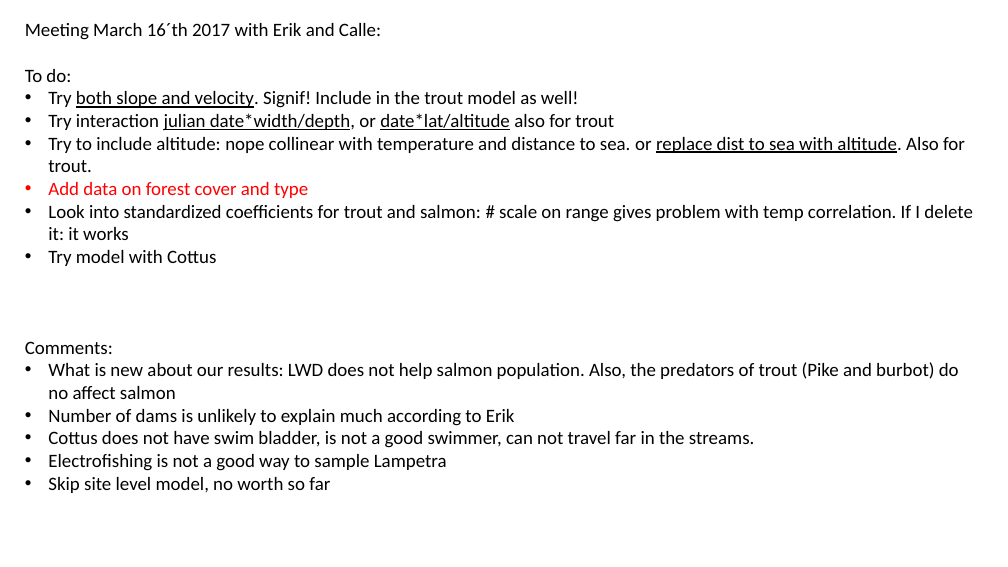
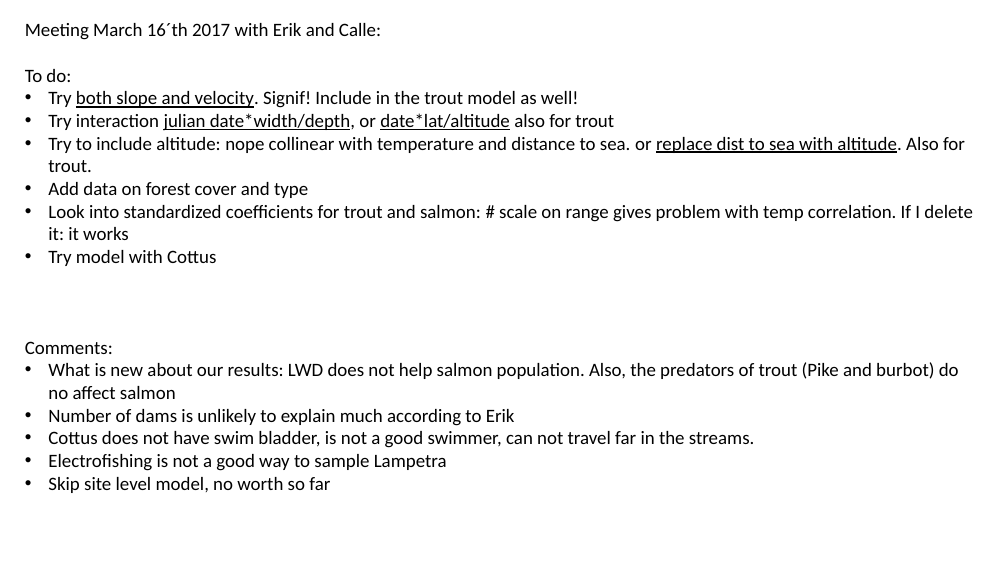
Before and after one commit to SerenaDonadi/Dod-ved, a slide deck: slide 26 of Electrofish data/LWD_analyses.pptx (slide 25 before the commit). Drawn at 1008x567 pixels with LibreOffice and Linux fonts; fonts in the diff are those of the drawing. Boxes give left, top, right and bottom in pixels: in the first picture for what was removed or moved away, otherwise in the second. Text is boxed around its words. In the diff, an @@ line names an element or a change of style, - is before the commit and + after.

```diff
--- a/Electrofish data/LWD_analyses.pptx
+++ b/Electrofish data/LWD_analyses.pptx
@@ text at box(48, 182, 308, 198): text colour #FF0000 to #000000 in "Add data on forest cover and type" @@
```
Also in this commit, not shown: 5 other slides changed, 2 slides added, 1 other file.
